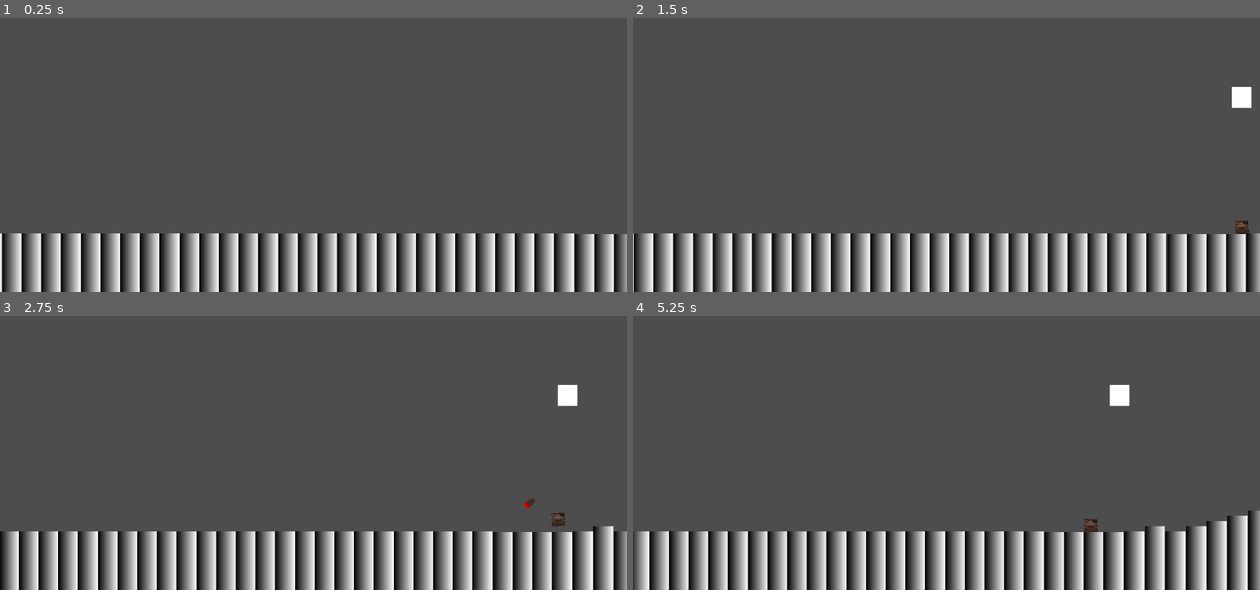
Above: before the commit, frames 1-4 (two rows, left to right).
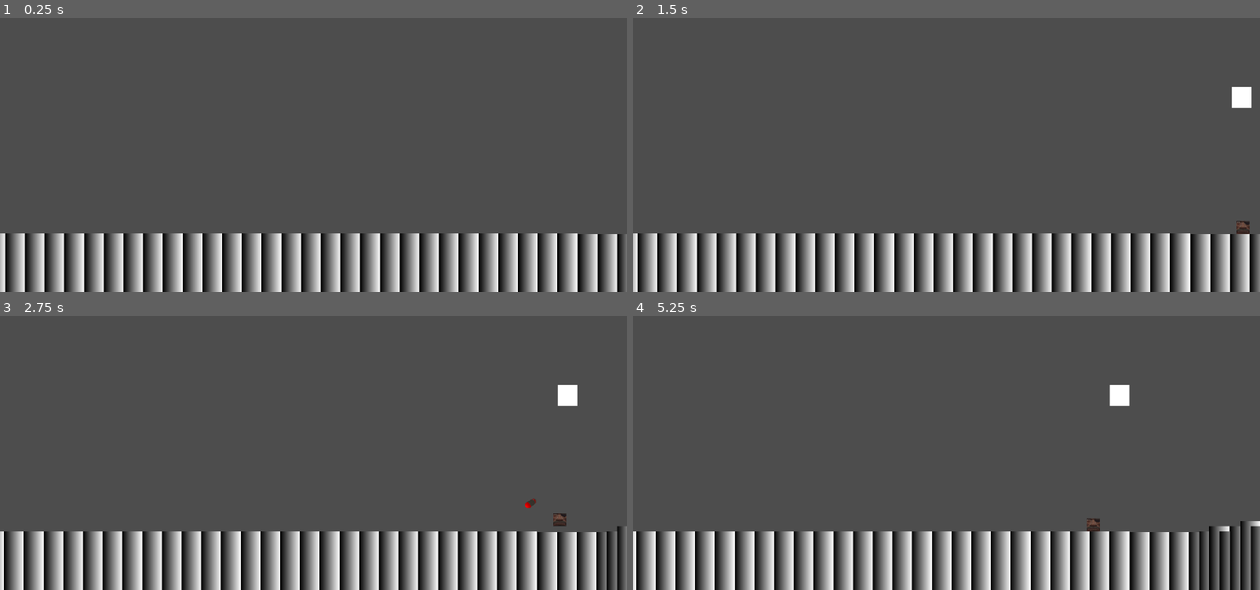
Above: after the commit, the same moments.

Repository: KKrash/TXGJ2024-Summer-
Game: Godot game, scene res://Assets/EnemyTestScene.tscn
Two runs of this game, one before a commit and one after it. Both use one fixed random seed, a clock stepped at 60 frames per second and the inputs below. The engine's default icon, where the game draws it, is replaced by a stand-in: a white triangle on a blue panel in a dark square.
Inputs (mouse positions are in pixels of both pictures, inside the frame that each line leads up to):
- Up to frame 1 (0.25 s): no input
- Up to frame 2 (1.5 s): move the mouse to (1084, 119) at 0.52 s; hold D (right) from 0.53 s (still down); click (1084, 119) at 0.6 s; tap W (up) at 0.77 s; move the mouse to (821, 152) at 1.27 s; right-click (821, 152) at 1.35 s
- Up to frame 3 (2.75 s): tap W (up) at 1.52 s; move the mouse to (376, 365) at 2.02 s; release D (right) at 2.03 s; hold A (left) from 2.03 s (still down); click (376, 365) at 2.1 s
- Up to frame 4 (5.25 s): move the mouse to (915, 496) at 2.77 s; release A (left) at 2.78 s; hold D (right) 2.78-4.28 s; right-click (915, 496) at 2.85 s; tap W (up) at 3.02, 3.77, 4.52 s; move the mouse to (1134, 480) at 3.52 s; click (1134, 480) at 3.6 s; move the mouse to (758, 387) at 4.27 s; hold A (left) 4.28-5.03 s; right-click (758, 387) at 4.35 s; move the mouse to (977, 433) at 5.02 s; hold D (right) from 5.03 s (still down); click (977, 433) at 5.1 s

The runs differ from the first frame. In frame 1, 21% of the frame differs, in the area x 0-100%, y 78-100%; in frame 2, 21%; in frame 3, 21%; in frame 4, 22%, in the area x 0-100%, y 70-100%.

Commit message:
static ground

Diff:
--- a/LilGuyShooter/Assets/Misc/prefabs/groundpiece.tscn
+++ b/LilGuyShooter/Assets/Misc/prefabs/groundpiece.tscn
@@ -10,12 +10,9 @@
 [sub_resource type="GradientTexture1D" id="GradientTexture1D_ovdwp"]
 gradient = SubResource("Gradient_ovp3j")
 
-[node name="groundpiece" type="RigidBody2D"]
+[node name="groundpiece" type="StaticBody2D"]
 collision_layer = 4
 collision_mask = 3
-mass = 1000.0
-gravity_scale = 0.0
-lock_rotation = true
 script = ExtResource("1_wmd08")
 
 [node name="CollisionShape2D" type="CollisionShape2D" parent="."]
--- a/LilGuyShooter/Scripts/ground.gd
+++ b/LilGuyShooter/Scripts/ground.gd
@@ -1,16 +1,18 @@
-extends RigidBody2D
+extends StaticBody2D
 
 
 
 # Called when the node enters the scene tree for the first time.
 func _ready():
-	linear_velocity = Vector2.LEFT * 50
+	#translate(Vector2(-50, 0))
+	set_constant_linear_velocity(Vector2.LEFT * 50)
 	#add_constant_force (Vector2(-30, -0))
+	pass
 
 
 # Called every frame. 'delta' is the elapsed time since the previous frame.
 func _process(delta):
-	linear_velocity = Vector2.LEFT * 50
+	translate(Vector2(-.415, 0))
 
 
 func _physics_process(delta):
--- a/LilGuyShooter/Scripts/groundspawner.gd
+++ b/LilGuyShooter/Scripts/groundspawner.gd
@@ -18,14 +18,14 @@
 func _newGround():
 	#var targetPosition = position-Vector2(25,0)
 	groundTimer.stop()
-	var groundInstance: RigidBody2D = groundPiece.instantiate()
+	var groundInstance: StaticBody2D = groundPiece.instantiate()
 	if groundInstance != null:
 		get_parent().add_child(groundInstance)
 		groundInstance.position = Vector2(997,400+(elevation*80))
 	var randomchangei=rng.randi_range(-1,1)
 	var randomchange:float=randomchangei/10.0
 	if elevation<2.5:
-		if elevation >-0.8:
+		if elevation >-0.2:
 			elevation+=randomchange
 		else:
 			elevation+=0.1
